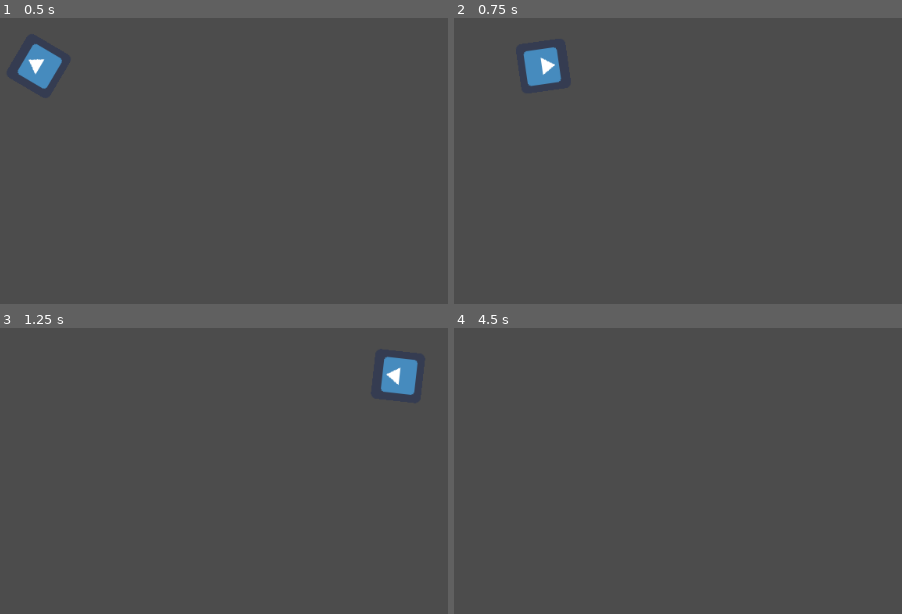
Above: before the commit, frames 1-4 (two rows, left to right).
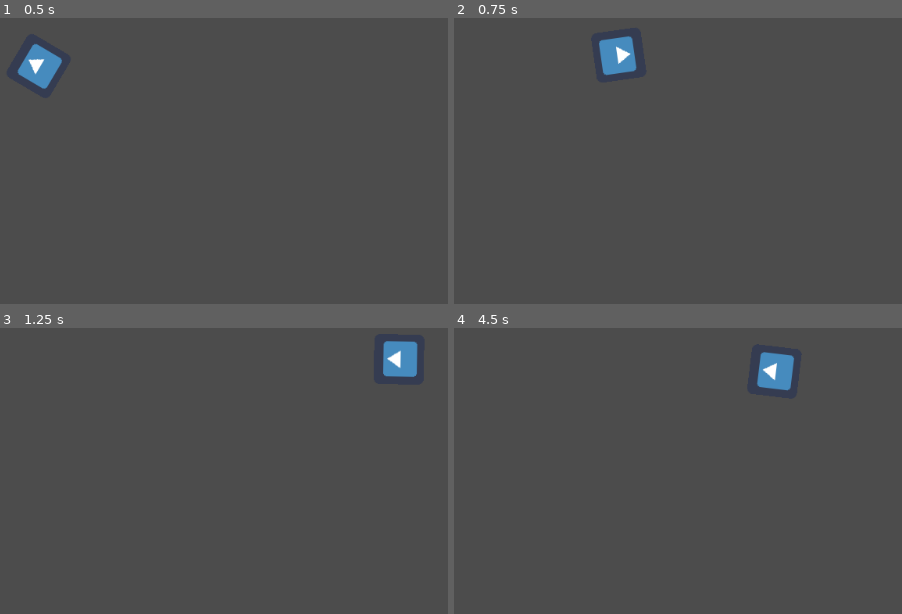
Above: after the commit, the same moments.

Repository: LadyVolk/The-Modern-Triad
Game: Godot game, scene res://Level.tscn
Same seed, same stepped clock (60 frames per second), same inputs: the game is played once before the commit and once after it. The engine's default icon, where the game draws it, is replaced by a stand-in: a white triangle on a blue panel in a dark square.
Inputs (mouse positions are in pixels of both pictures, inside the frame that each line leads up to):
- Up to frame 1 (0.5 s): no input
- Up to frame 2 (0.75 s): tap Enter at 0.5 s; move the mouse to (678, 46) at 0.52 s; hold D (player_right) from 0.53 s (still down); hold Space (player_dash) from 0.53 s (still down)
- Up to frame 3 (1.25 s): keep holding D (player_right); keep holding Space (player_dash)
- Up to frame 4 (4.5 s): move the mouse to (outside the picture) at 1.27 s; release D (player_right) at 1.28 s; release Space (player_dash) at 1.28 s; hold S (player_down) 1.28-2.03 s; tap Space (player_dash) at 1.35, 2, 2.85, 3.5, 4.35 s; move the mouse to (outside the picture) at 2.02 s; hold D (player_right) 2.03-2.78 s; hold Space (player_dash) 2.03-2.78 s; tap Enter at 2.75 s; move the mouse to (462, 473) at 2.77 s; hold W (player_up) 2.78-3.53 s; move the mouse to (740, 450) at 3.52 s; hold Space (player_dash) 3.53-4.28 s; hold A (player_left) from 3.53 s (still down); move the mouse to (outside the picture) at 4.27 s

Frame 1 is identical in both runs. In frame 2, 1.9% of the frame differs, in the area x 15-41%, y 6-24%; in frame 3, 1.1%; in frame 4, 1.0%.

Commit message:
added timer for dash

Diff:
--- a/game/Player.gd
+++ b/game/Player.gd
@@ -2,11 +2,15 @@
 
 export var speed: int
 
-export var dash_strength = 200
+export var dash_strength = 18000
 
-export var max_speed = 800
+export var max_speed = 600
+
+var dash_movement = Vector2()
 
 var movement = Vector2()
+
+var dash_time = 0.2
 
 func _ready():
 	$Label.text = "life is great"
@@ -33,13 +37,15 @@
 	else:
 		apply_friction(speed * delta)
 
-	movement = move_and_slide(movement)
+	movement = move_and_slide(movement + dash_movement*delta)
+	move_and_slide(dash_movement*delta)
 
 	$TextureRect.rect_rotation = rad2deg(get_player_direction().angle())+90
 
 func _input(event):
 	if event.is_action_pressed("player_dash"):
 		dash()
+
 
 func get_player_direction():
 
@@ -48,9 +54,18 @@
 
 	return  (mouse_pos - center_player).normalized()
 
+
 func dash():
+	if not $DashCooldown.is_stopped():
+		return
+
+	$DashCooldown.start()
+
+	movement = Vector2()
 	var direction = get_player_direction()
-	#position += direction * dash_strength
+	$Tween.interpolate_property(self, "dash_movement", direction * dash_strength,
+							Vector2(), dash_time, Tween.TRANS_LINEAR, Tween.EASE_IN)
+	$Tween.start()
 
 func apply_movement(acceleration):
 	movement += acceleration
--- a/game/Player.tscn
+++ b/game/Player.tscn
@@ -35,3 +35,9 @@
 [node name="Collision" type="CollisionShape2D" parent="."]
 position = Vector2( 33.2868, 31.8268 )
 shape = SubResource( 1 )
+
+[node name="Tween" type="Tween" parent="."]
+
+[node name="DashCooldown" type="Timer" parent="."]
+wait_time = 2.0
+one_shot = true
